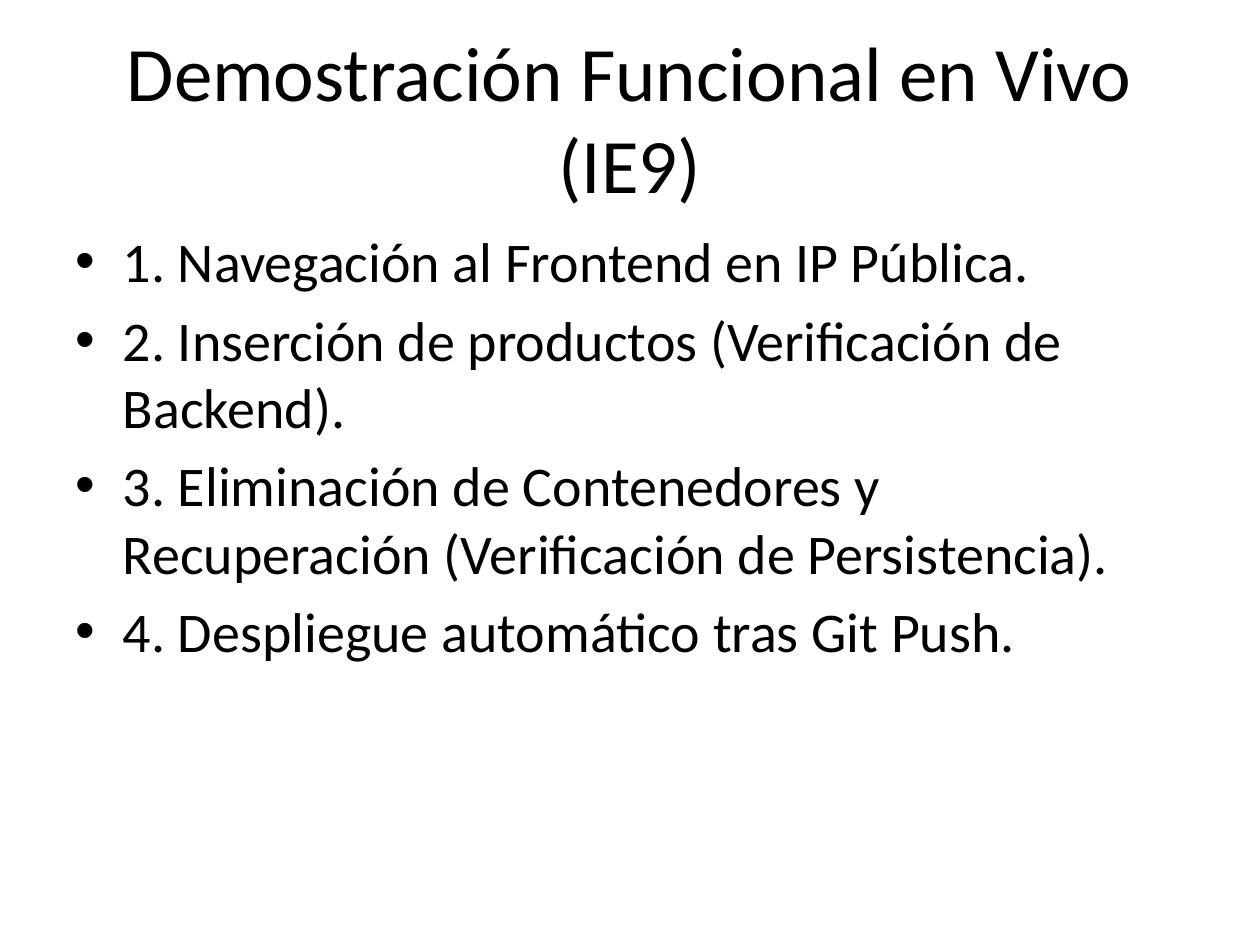
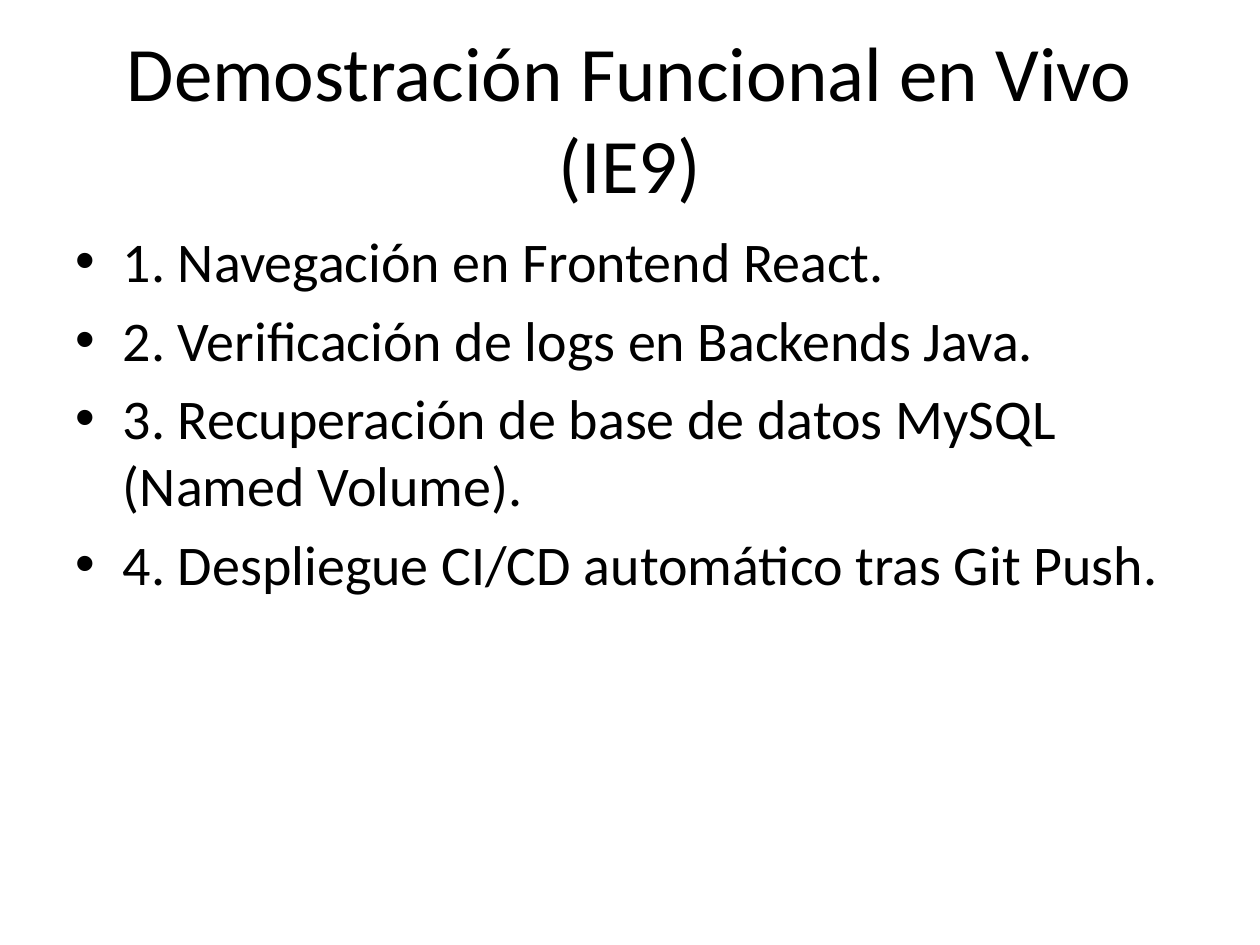
Before and after one commit to jeffplop/test_aws_grav, a slide deck: slide 10 of Entrega-Final-EP2/Presentacion-Semestral-EP2.pptx. Drawn at 1260x945 pixels with LibreOffice and Linux fonts; fonts in the diff are those of the drawing. Boxes give left, top, right and bottom in pixels: in the first picture for what was removed or moved away, otherwise in the second. Text is boxed around its words. In the diff, an @@ line names an element or a change of style, - is before the commit and + after.

```diff
--- a/Entrega-Final-EP2/Presentacion-Semestral-EP2.pptx
+++ b/Entrega-Final-EP2/Presentacion-Semestral-EP2.pptx
@@ text at <box>123,243,1158,595</box>: text changed @@
-• 1. Navegación al Frontend en IP Pública.
-• 2. Inserción de productos (Verificación de Backend).
-• 3. Eliminación de Contenedores y Recuperación (Verificación de Persistencia).
-• 4. Despliegue automático tras Git Push.
+• 1. Navegación en Frontend React.
+• 2. Verificación de logs en Backends Java.
+• 3. Recuperación de base de datos MySQL (Named Volume).
+• 4. Despliegue CI/CD automático tras Git Push.
```
Also in this commit, not shown: 8 other slides changed, 1 slide added, 1 slide removed, 11 other files.
